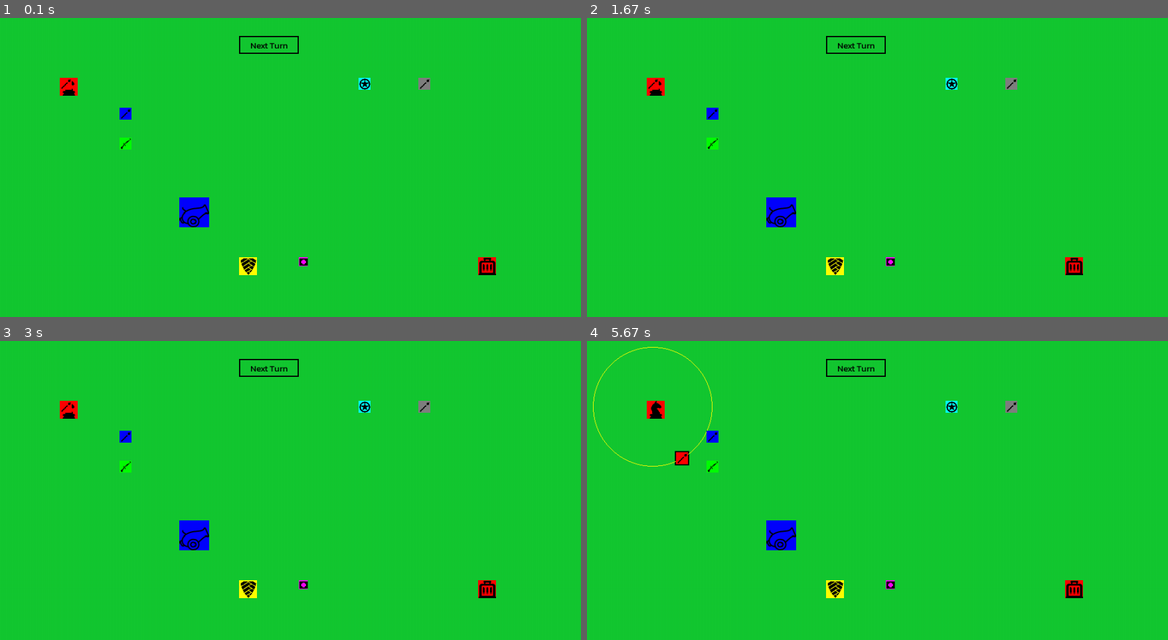
Above: before the commit, frames 1-4 (two rows, left to right).
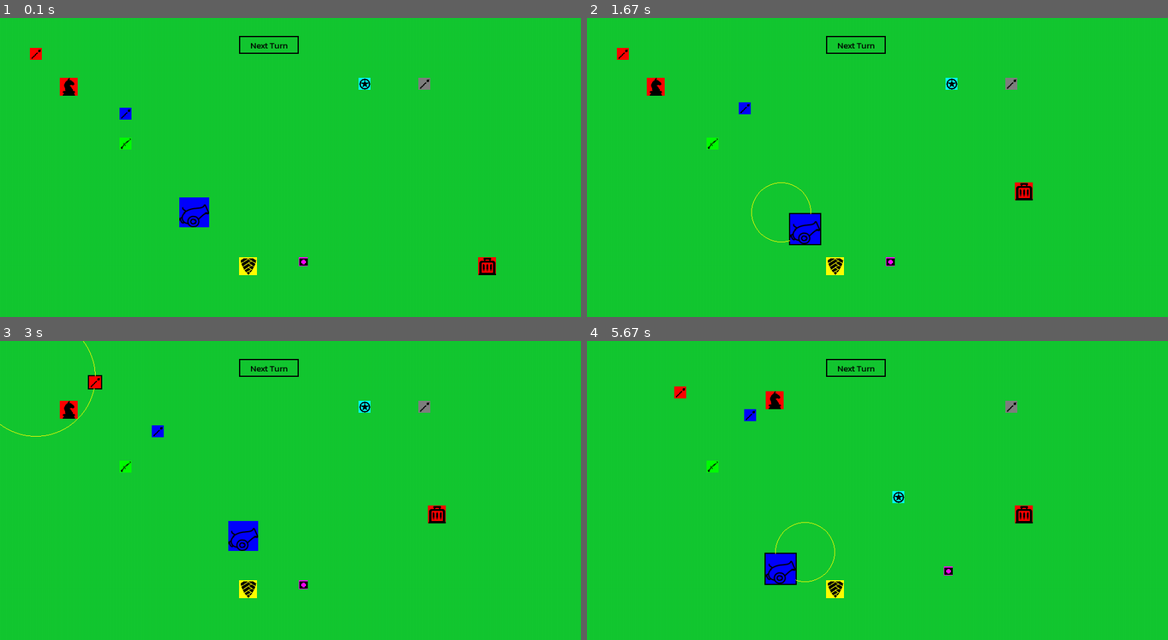
Above: after the commit, the same moments.

Repository: Nockiest/pygame-battleforge.
Game: pygame game, started from app.py
The game is run twice, just before and just after one commit, with the same random seed, the same clock (stepped at 60 frames per second) and the same inputs.
Inputs (mouse positions are in pixels of both pictures, inside the frame that each line leads up to):
- Up to frame 1 (0.1 s): no input
- Up to frame 2 (1.67 s): press the mouse at (714, 113) at 0.37 s; move the mouse to (865, 92) at 0.47 s; release the mouse at (1016, 74) at 0.6 s; press the mouse at (854, 44) at 0.7 s; move the mouse to (801, 77) at 0.8 s; release the mouse at (743, 107) at 0.93 s; press the mouse at (1075, 266) at 1.03 s; move the mouse to (1028, 194) at 1.13 s; release the mouse at (982, 125) at 1.27 s; press the mouse at (778, 212) at 1.37 s; move the mouse to (825, 245) at 1.47 s; release the mouse at (871, 275) at 1.6 s
- Up to frame 3 (3 s): press the mouse at (267, 367) at 1.7 s; move the mouse to (348, 391) at 1.8 s; release the mouse at (435, 415) at 1.93 s; press the mouse at (34, 376) at 2.03 s; move the mouse to (278, 376) at 2.13 s; release the mouse at (522, 379) at 2.27 s; right-click (238, 517) at 2.38 s; press the mouse at (92, 376) at 2.7 s; move the mouse to (249, 394) at 2.8 s; release the mouse at (400, 412) at 2.93 s
- Up to frame 4 (5.67 s): press the mouse at (953, 406) at 3.03 s; move the mouse to (900, 493) at 3.13 s; release the mouse at (848, 580) at 3.27 s; press the mouse at (831, 535) at 3.37 s; move the mouse to (761, 502) at 3.47 s; release the mouse at (691, 469) at 3.6 s; press the mouse at (679, 382) at 3.7 s; move the mouse to (877, 433) at 3.8 s; release the mouse at (1075, 484) at 3.93 s; press the mouse at (889, 583) at 4.03 s; move the mouse to (976, 562) at 4.13 s; release the mouse at (1069, 544) at 4.27 s; press the mouse at (679, 388) at 4.37 s; move the mouse to (813, 427) at 4.47 s; release the mouse at (941, 463) at 4.6 s; press the mouse at (656, 409) at 4.7 s; move the mouse to (825, 394) at 4.8 s; release the mouse at (999, 382) at 4.93 s; press the mouse at (743, 430) at 5.03 s; move the mouse to (749, 421) at 5.13 s; release the mouse at (749, 415) at 5.27 s; press the mouse at (778, 535) at 5.37 s; move the mouse to (767, 559) at 5.47 s; release the mouse at (755, 586) at 5.6 s

The runs differ from the first frame. In frame 1, 0.1% of the frame differs, in the area x 5-13%, y 10-24%; in frame 2, 1.8%; in frame 3, 1.9%; in frame 4, 2.9%, in the area x 1-86%, y 2-86%.

Commit message:
oprava movement

Diff:
--- a/app.py
+++ b/app.py
@@ -21,8 +21,8 @@
 # Create a Unit object with the desired attributes
 selected_unit = None
 render_units_attack_screen = False
-unit1 = Unit(hp=2, attack_range=50, remain_attacks=1, base_movement=100, x=100,
-             y=100, size=20, ammo=50, icon="pike.png",   color=RED)
+unit1 = Unit(hp=2, attack_range=50, remain_attacks=1, base_movement=100, x=50,
+             y=50, size=20, ammo=50, icon="pike.png",   color=RED)
 unit2 = Unit(hp=2, attack_range=50, remain_attacks=0, base_movement=100, x=200,
              y=150, size=20, ammo=50, icon="pike.png",  color=BLUE)
 knight = Knight(x=100, y=100, color=(255, 0, 0))
@@ -47,8 +47,6 @@
     unit1,
     unit2
 ]
-# warrior_img_rect = warrior_img.get_rect()
-# warrior_img_rect.topleft = (unit1.x, unit1.y)
 
 
 screen.fill(GREEN)
@@ -61,17 +59,18 @@
 
 def next_turn():
     # Your next turn logic here
-    unit1.reset_for_next_turn()
+    for unit in living_units:
+        unit.reset_for_next_turn()
     print("Next Turn")
-
 
 def deselect_unit():
     global render_units_attack_screen  # Add this line to access the global variable
     global selected_unit
     print("deselected")
+
     selected_unit = None
     render_units_attack_screen = None  # Set render_units_attack_screen to False
-    unit1.selected = False
+
     print(selected_unit, render_units_attack_screen)
 
 
@@ -86,51 +85,57 @@
             lets_continue = False
 
         if event.type == pygame.MOUSEBUTTONDOWN and event.button == 1:
-            if unit1.rect.collidepoint(event.pos):
-                selected_unit = unit1
-                break
+
             if next_turn_button.is_clicked(event.pos):
                 next_turn_button.callback()  # Call the callback function when the button is clicked
+            # Check if any living unit has been clicked
+            for unit in living_units:
+                if unit.rect.collidepoint(event.pos):
+                    print(unit)
+                    selected_unit = unit
+                    break
 
         if event.type == pygame.MOUSEBUTTONUP and event.button == 3:
 
             if render_units_attack_screen:
-                attack_result = unit1.attack(event.pos)
+                attack_result = selected_unit.attack(event.pos)
 
                 if attack_result[0] == "UNIT ATTACKS":
 
-                    attack_pos = attack_result[1]   # Convert the string representation to a tuple
+                    # Convert the string representation to a tuple
+                    attack_pos = attack_result[1]
 
                 # Check if the click position is inside the rectangle of unit2
-                    print(attack_result,  unit2.rect.collidepoint(attack_result[1]), unit2.rect)
+                    print(attack_result,  unit2.rect.collidepoint(
+                        attack_result[1]), unit2.rect)
                     if unit2.rect.collidepoint(attack_result[1]):
-                        hit_result =unit2.check_if_hit(0.8) # 80% hit chance
+                        hit_result = unit2.check_if_hit(0.8)  # 80% hit chance
                         if hit_result:
                             unit2.take_damage()
                             if unit2.hp <= 0:
-                                unit2.remove_from_game(units)
+                                unit2.remove_from_game(living_units)
                         print("Unit 1 hit Unit 2?", hit_result)
                 print(attack_result)
                 deselect_unit()
 
             else:
-                if unit1.rect.collidepoint(event.pos):
-                    if unit1.ableToMove:
-                        selected_unit = unit1
-                    if unit1.remain_attacks > 0:
-                     render_units_attack_screen = unit1
-                    else:
-                     print("no attacks, or ammo left")
-                     deselect_unit()
+                for unit in living_units:
+                    if unit.rect.collidepoint(event.pos):
+                        if unit.ableToMove:
+                            selected_unit = unit
+                        if unit.remain_attacks > 0:
+                            render_units_attack_screen = unit
+                        else:
+                            print("no attacks or ammo left for this unit")
+                            deselect_unit()
 
-                    print("Selected with right button")
-                    break
+                        print(f"Selected {unit.__class__.__name__} with right button")
+                        break
 
 
         if event.type == pygame.MOUSEMOTION and event.buttons[0] == 1:
             if selected_unit:
-                unit1.move_in_game_field(event.pos)
-
+                selected_unit.move_in_game_field(event.pos)
 
     pygame.display.update()
 
@@ -138,17 +143,16 @@
     screen.fill(GREEN)
 
     # render elements
-    if hasattr(unit1, 'attack_cross_position'):
-        unit1.render_attack_cross(screen)
+    if hasattr(selected_unit, 'attack_cross_position'):
+        selected_unit.render_attack_cross(screen)
     if selected_unit:
-        unit1.draw_as_active(screen)
+        selected_unit.draw_as_active(screen)
     if render_units_attack_screen:
-        unit1.render_attack_circle(screen)
+        selected_unit.render_attack_circle(screen)
     for unit in living_units:
-     unit.render_on_screen(screen)
+        unit.render_on_screen(screen)
     # unit2.render_on_screen(screen)
     next_turn_button.draw(screen)
-
 
     clock.tick(fps)
 
--- a/tempCodeRunnerFile.py
+++ /dev/null
@@ -1,2 +0,0 @@
-arrior_img_rect = warrior_img.get_rect()
-# warrior_img_rect.topleft = (unit1.x, unit1.
--- a/unit.py
+++ b/unit.py
@@ -36,32 +36,31 @@
         self.color = color
 
     def move_in_game_field(self, click_pos):
-        # Calculate the distance between the new position and the starting position in both x and y directions
-        centered_click_pos = (click_pos[0] - self.size // 2, click_pos[1] - self.size // 2)
-        delta_x = centered_click_pos[0] - self.start_turn_position[0]
-        delta_y = centered_click_pos[1] - self.start_turn_position[1]
+    # Calculate the distance between the new position and the starting position in both x and y directions
 
+        delta_x = click_pos[0] - self.start_turn_position[0]
+        delta_y = click_pos[1] - self.start_turn_position[1]
+        print(click_pos, self.start_turn_position,delta_x,delta_y)
         # Calculate the distance from the starting position to the new position
         distance = math.sqrt(delta_x ** 2 + delta_y ** 2)
-
-        # Check if the distance exceeds the limit of base_movement
+        print(distance, self.base_movement + self.size // 2, self.base_movement, self.size // 2)
+        # Check if the distance exceeds the limit of base_movement + size/2
         if distance > self.base_movement:
             # Calculate the new position based on the line connecting the two points
-            scale_factor = self.base_movement / distance
-            new_x = int(self.start_turn_position[0] + delta_x * scale_factor)
-            new_y = int(self.start_turn_position[1] + delta_y * scale_factor)
-
-            # Update the position and the rectangle
-            self.x = new_x - self.size // 2
-            self.y = new_y - self.size // 2
+            scale_factor = (self.base_movement  ) / distance
+            new_x = int(self.start_turn_position[0] + delta_x * scale_factor  - self.size // 2 )
+            new_y = int(self.start_turn_position[1] + delta_y * scale_factor - self.size // 2)
+            print(new_x, "new x", new_y , "new_y")
         else:
             # The movement is within the allowed range, so set the position directly
-            self.x = centered_click_pos[0]
-            self.y = centered_click_pos[1]
+            new_x = click_pos[0]  - self.size // 2
+            new_y = click_pos[1]  - self.size // 2
+
+            print(new_x, "new x", new_y , "new_y as centered_click_pos")
 
         # Ensure that the unit stays within the game window boundaries
-        self.x = max(0, min(self.x, WIDTH - self.size))
-        self.y = max(0, min(self.y, HEIGHT - self.size))
+        self.x = max(0, min(new_x, WIDTH - self.size))
+        self.y = max(0, min(new_y, HEIGHT - self.size))
 
         self.rect = pygame.Rect(self.x, self.y, self.size, self.size)
     def draw_as_active(self, screen):
@@ -129,8 +128,7 @@
     def take_damage(self):
         self.hp -= 1
         print(self.hp)
-        # if self.hp <= 0:
-        #     self.die()
+
 
     def capture(self, target_building):
         pass
